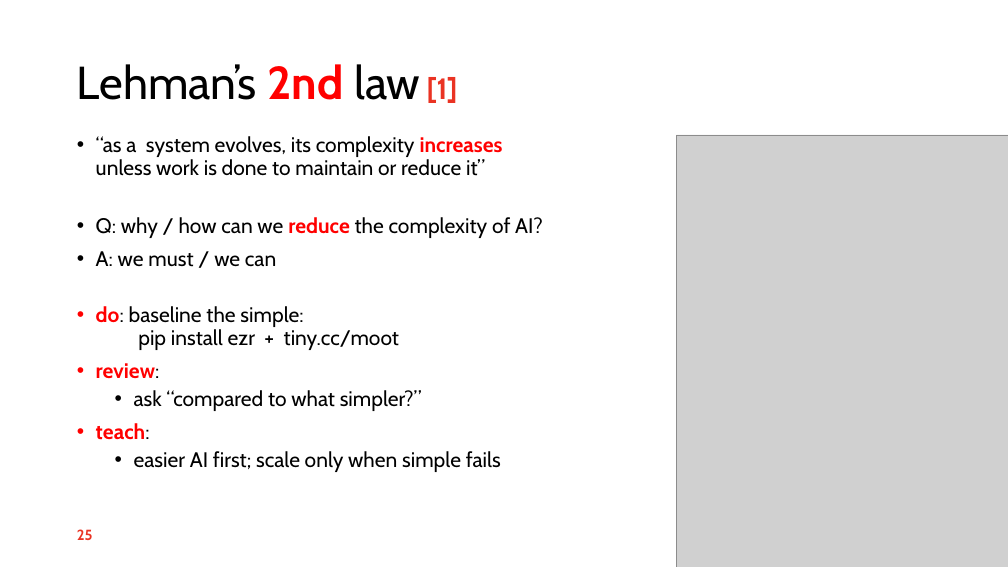
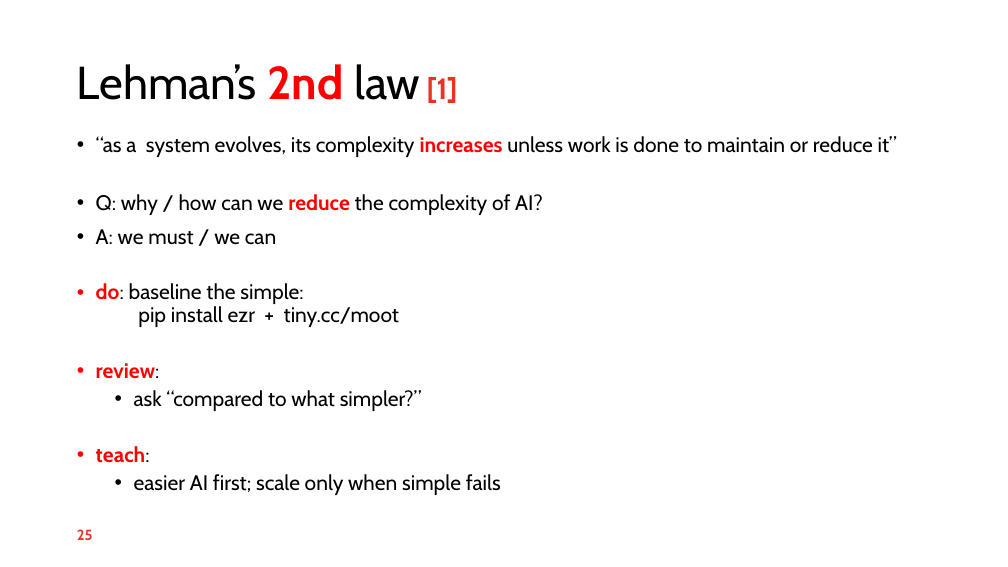
Before and after one commit to timm/fyi, a slide deck: slide 26 of 26less.pptx. Drawn at 1008x567 pixels with LibreOffice and Linux fonts; fonts in the diff are those of the drawing; grey boxes stand for pictures; background and template pictures are left out. Boxes give left, top, right and bottom in pixels: in the first picture for what was removed or moved away, otherwise in the second. Text is boxed around its words. In the diff, an @@ line names an element or a change of style, - is before the commit and + after.

```diff
--- a/26less.pptx
+++ b/26less.pptx
@@ text "“as a system evolves, its ..." rewrapped from [96, 136, 543, 472] to [96, 136, 897, 495] @@
@@ picture removed at [677, 135, 1008, 567] @@
```
Also in this commit, not shown: 2 other slides changed, 1 other file.
